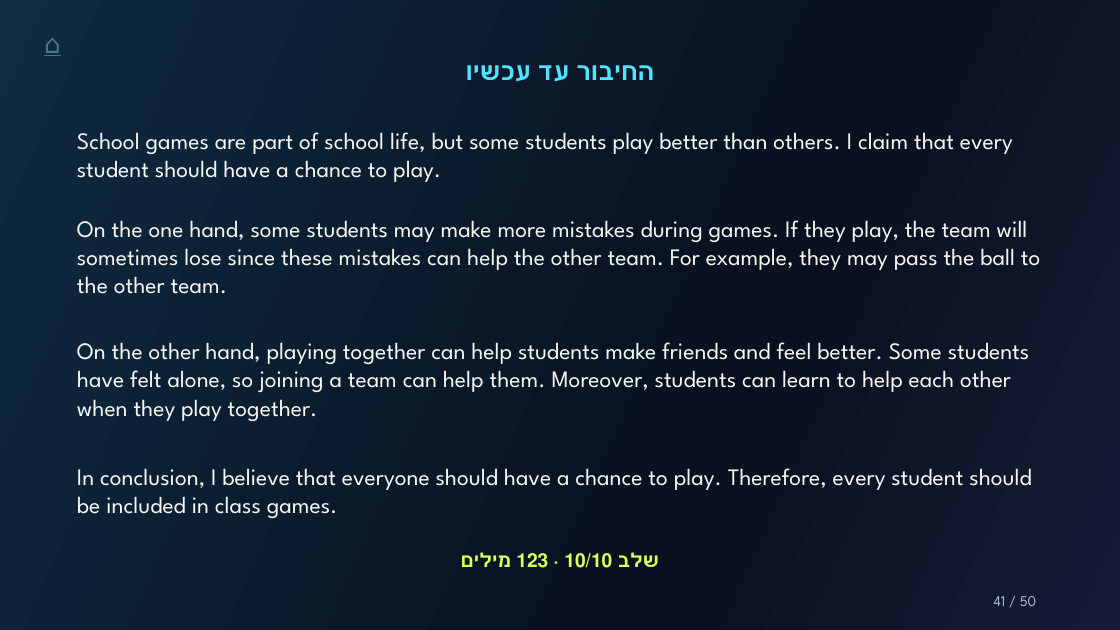
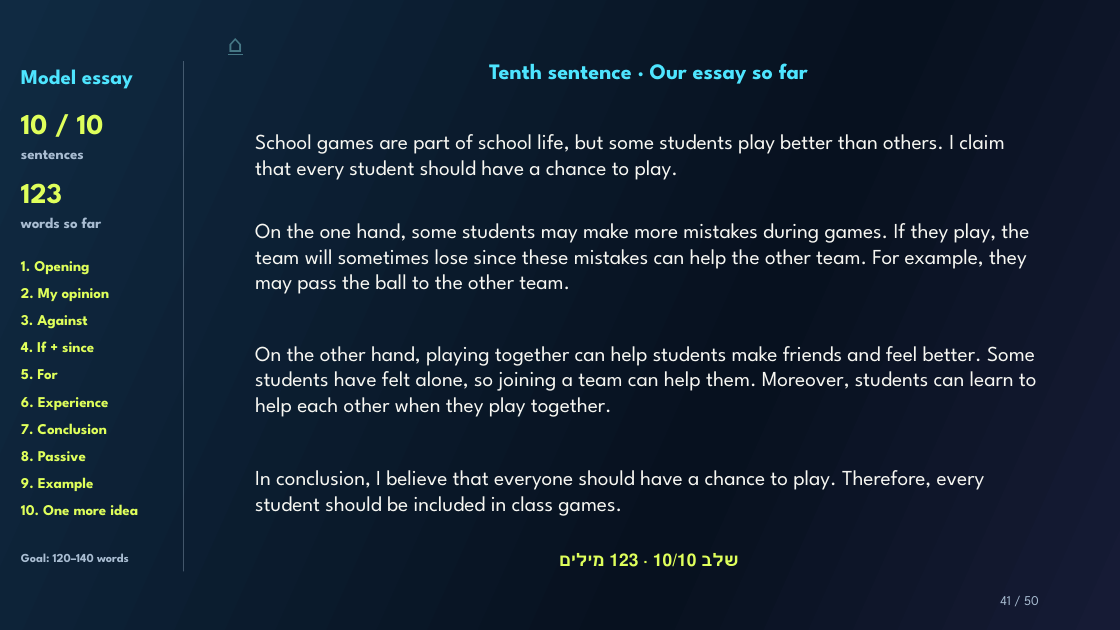
Before and after one commit to Simonh68/teachers, a slide deck: slide 41 of grade11/grammar-in-an-essay/files/grammar-in-an-essay.pptx. Drawn at 1120x630 pixels with LibreOffice and Linux fonts; fonts in the diff are those of the drawing. Boxes give left, top, right and bottom in pixels: in the first picture for what was removed or moved away, otherwise in the second. Text is boxed around its words. In the diff, an @@ line names an element or a change of style, - is before the commit and + after.

Commit message:
Add sentence and word progress sidebar and English essay lesson

```diff
--- a/grade11/grammar-in-an-essay/files/grammar-in-an-essay.pptx
+++ b/grade11/grammar-in-an-essay/files/grammar-in-an-essay.pptx
@@ text "⌂": place and size @@
-text "⌂" at (34,26,72,60)
+text "⌂" at (219,26,250,60)
@@ text "⌂" at (219,26,250,60): size 22.5 to 20.2 pt @@
@@ text added at (21,69,133,89), 18 pt, text #4EE5FF, bold @@
+Model essay
@@ line added from (184, 61) to (184, 571), #A9BDD2 0.38 pt @@
@@ text at (489,63,808,84): text changed; size 21 to 18.9 pt; font Calibri to League Spartan @@
-החיבור עד עכשיו
+Tenth sentence · Our essay so far
@@ text added at (21,114,104,135), 24.8 pt, text #DFFF5B, bold @@
+10 / 10
@@ text "School games are part of ...": place and size @@
-text "School games are part of ..." at (77,132,1013,182)
+text "School games are part of ..." at (255,134,1004,180)
@@ text added at (21,150,84,159), 12.8 pt, text #A9BDD2, bold @@
+sentences
@@ text added at (21,183,62,204), 24.8 pt, text #DFFF5B, bold @@
+123
@@ text "On the one hand, some ...": place and size @@
-text "On the one hand, some ..." at (77,220,1041,294)
+text "On the one hand, some ..." at (255,223,1029,294)
@@ text added at (21,217,101,228), 12.8 pt, text #A9BDD2, bold @@
+words so far
@@ text added at (21,261,89,275), 12.8 pt, text #DFFF5B, bold @@
+1. Opening
@@ text added at (21,288,110,301), 12.8 pt, text #DFFF5B, bold @@
+2. My opinion
@@ text added at (21,315,87,329), 12.8 pt, text #DFFF5B, bold @@
+3. Against
@@ text "On the other hand, playing ...": place and size @@
-text "On the other hand, playing ..." at (77,342,1030,421)
+text "On the other hand, playing ..." at (255,346,1037,417)
@@ text added at (21,341,94,352), 12.8 pt, text #DFFF5B, bold @@
+4. If + since
@@ text added at (21,369,57,379), 12.8 pt, text #DFFF5B, bold @@
+5. For
@@ text added at (21,397,109,410), 12.8 pt, text #DFFF5B, bold @@
+6. Experience
@@ text added at (21,423,107,434), 12.8 pt, text #DFFF5B, bold @@
+7. Conclusion
@@ size 20.2 to 18.2 pt in 4 elements at (255,134,1004,180), (255,223,1029,294), (255,346,1037,417), (255,470,985,516) @@
@@ text "In conclusion, I believe that ...": place and size @@
-text "In conclusion, I believe that ..." at (77,468,1032,518)
+text "In conclusion, I believe that ..." at (255,470,985,516)
@@ text added at (21,451,86,461), 12.8 pt, text #DFFF5B, bold @@
+8. Passive
@@ text added at (21,477,94,491), 12.8 pt, text #DFFF5B, bold @@
+9. Example
@@ text added at (21,504,138,515), 12.8 pt, text #DFFF5B, bold @@
+10. One more idea
@@ text added at (21,553,129,562), 10.5 pt, text #A9BDD2, bold @@
+Goal: 120–140 words
@@ text "שלב 10/10 · 123 מילים": place and size @@
-text "שלב 10/10 · 123 מילים" at (564,553,612,568)
+text "שלב 10/10 · 123 מילים" at (653,553,696,567)
@@ text "שלב 10/10 · 123 מילים" at (653,553,696,567): size 16.5 to 14.8 pt @@
@@ text "41 / 50" at (1000,596,1039,605): size 12.8 to 11.5 pt @@
```
Also in this commit, not shown: 49 other slides changed, 13 other files.
